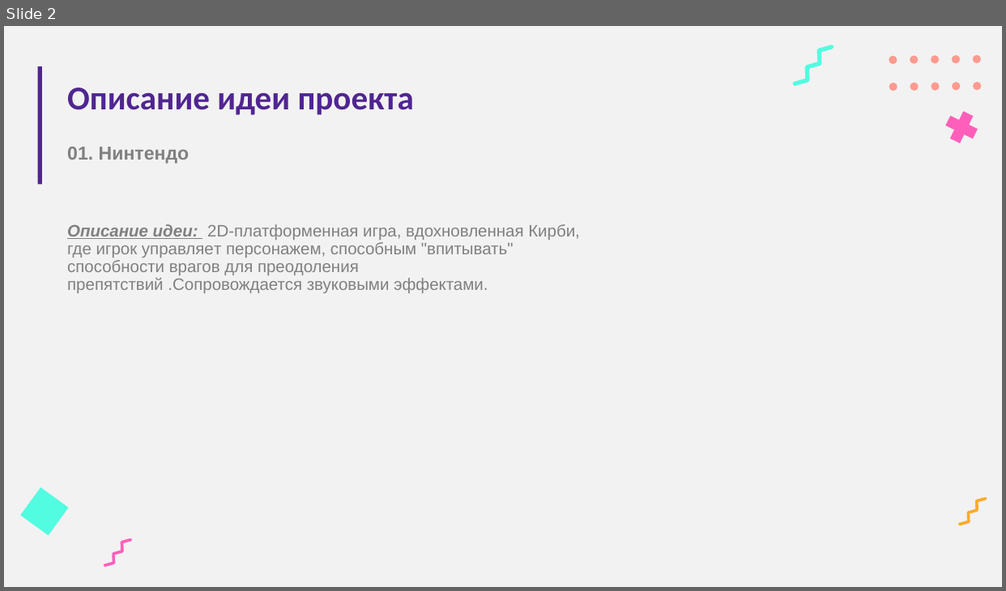
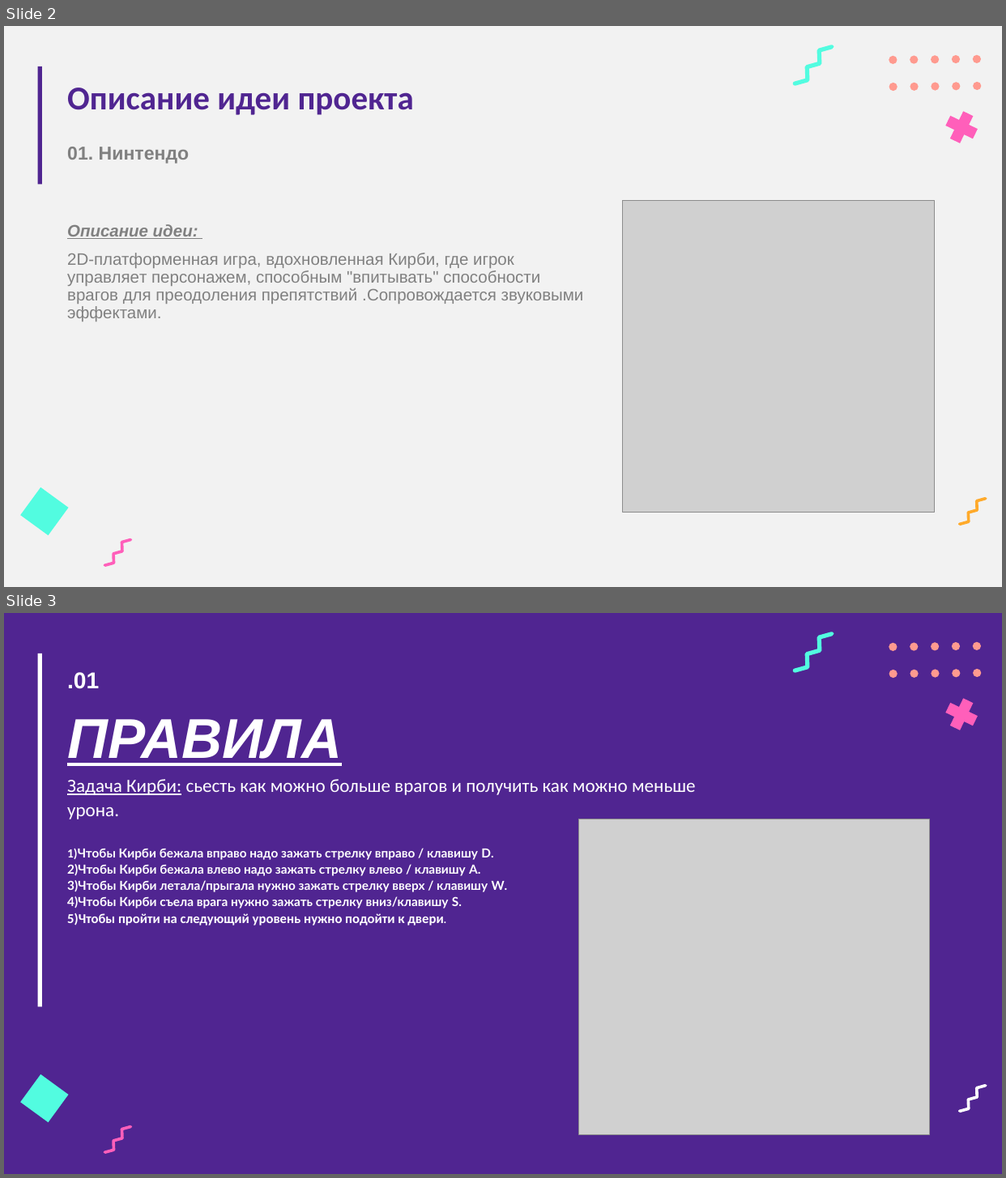
Before and after one commit to ullvea/project_pygame, a slide deck: for project protection/Черновик презентации.pptx. Shown one above the other, each under a label of ours: slide 2 before the commit, slides 2 and 3 after it. The pictures are 1006x591 and 1006x1178 pixels, drawn with LibreOffice and Linux fonts; fonts in the diff are those of the drawing; grey boxes stand for pictures. Boxes give left, top, right and bottom in pixels: in the first picture for what was removed or moved away, otherwise in the second. Text is boxed around its words. In the diff, an @@ line names an element or a change of style, - is before the commit and + after.

```diff
--- a/for project protection/Черновик презентации.pptx
+++ b/for project protection/Черновик презентации.pptx
@@ slide 3 added at [4,613,1002,1174], background #502591; not listed: 14 template elements that a slide beside it also shows @@
@@ rectangle added at [38,653,42,1007], fill #FFFFFF @@
@@ text added at [67,672,99,689], 22 pt, text #FFFFFF, bold @@
+.01
@@ subtitle added at [67,719,342,766], 54 pt, text #FFFFFF, bold, italic, underline @@
+ПРАВИЛА
@@ title added at [67,779,696,926], 12 pt, text #FFFFFF, bold @@
+Задача Кирби: сьесть как можно больше врагов и получить как можно меньше урона.
+1)Чтобы Кирби бежала вправо надо зажать стрелку вправо / клавишу D.
+2)Чтобы Кирби бежала влево надо зажать стрелку влево / клавишу A.
+3)Чтобы Кирби летала/прыгала нужно зажать стрелку вверх / клавишу W.
+4)Чтобы Кирби съела врага нужно зажать стрелку вниз/клавишу S.
+5)Чтобы пройти на следующий уровень нужно подойти к двери.
@@ picture added at [579,820,929,1135] @@
@@ freeform shape added at [959,1084,987,1114], fill #FFFFFF @@
@@ slide 2 changed as well @@
@@ picture added at [623,200,936,513] @@
@@ text at [67,224,584,322]: text changed @@
-Описание идеи: 2D-платформенная игра, вдохновленная Кирби, где игрок управляет персонажем, способным "впитывать" способности врагов для преодоления препятствий .Сопровождается звуковыми эффектами.
+Описание идеи:
+2D-платформенная игра, вдохновленная Кирби, где игрок управляет персонажем, способным "впитывать" способности врагов для преодоления препятствий .Сопровождается звуковыми эффектами.
```
Also in this commit, not shown: 6 other slides changed, 1 slide removed, 1 other file.
